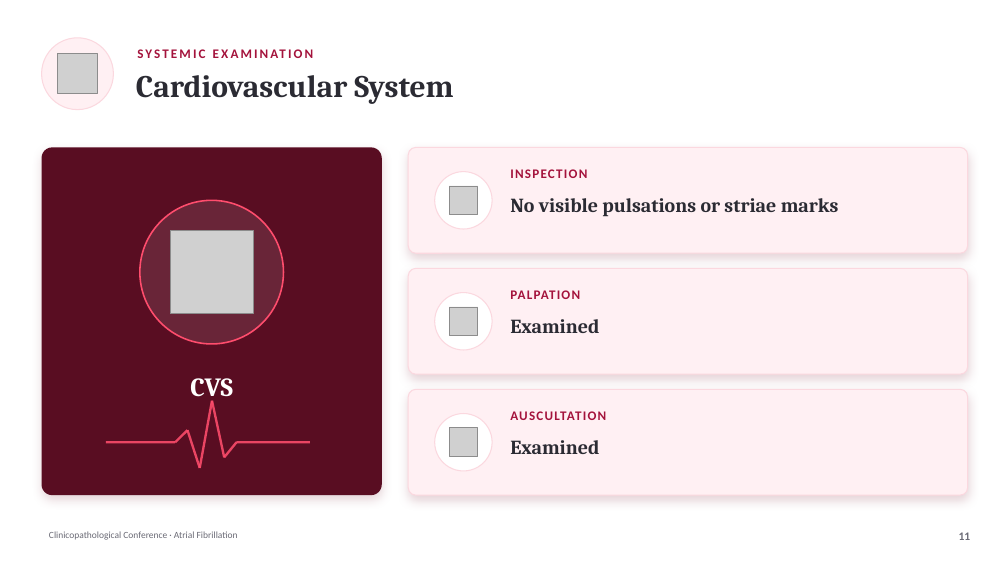
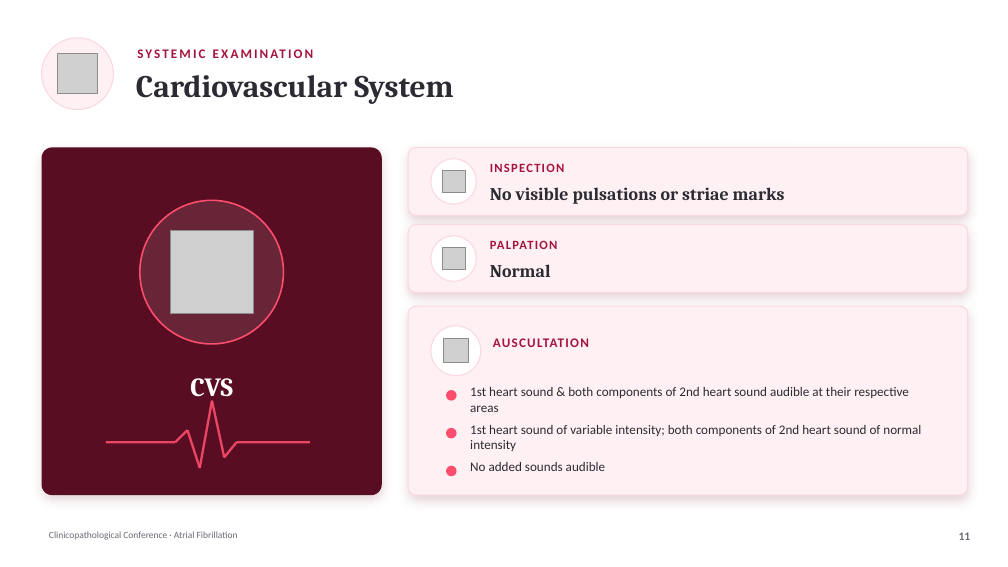
Before and after one commit to Waqar-msx9t/Waqar-msx9t.github.io, a slide deck: slide 11 of presentations/Clinicopathological-Conference-COMPLETE.pptx. Drawn at 1008x567 pixels with LibreOffice and Linux fonts; fonts in the diff are those of the drawing; grey boxes stand for pictures. Boxes give left, top, right and bottom in pixels: in the first picture for what was removed or moved away, otherwise in the second. Text is boxed around its words. In the diff, an @@ line names an element or a change of style, - is before the commit and + after.

```diff
--- a/presentations/Clinicopathological-Conference-COMPLETE.pptx
+++ b/presentations/Clinicopathological-Conference-COMPLETE.pptx
@@ rounded rectangle: place and size @@
-rounded rectangle at box(408, 147, 968, 253)
+rounded rectangle at box(408, 147, 968, 216)
@@ ellipse: place and size @@
-ellipse at box(435, 172, 492, 229)
+ellipse at box(431, 159, 476, 204)
@@ picture: place and size @@
-picture at box(449, 186, 478, 215)
+picture at box(442, 170, 465, 193)
@@ text "INSPECTION": place and size @@
-text "INSPECTION" at box(510, 169, 587, 178)
+text "INSPECTION" at box(490, 160, 944, 181)
@@ text "INSPECTION" at box(490, 160, 944, 181): size 12.5 to 12 pt @@
@@ text "No visible pulsations or striae ...": place and size @@
-text "No visible pulsations or striae ..." at box(510, 198, 839, 217)
+text "No visible pulsations or striae ..." at box(490, 187, 785, 204)
@@ text "No visible pulsations or striae ..." at box(490, 187, 785, 204): size 19 to 17 pt; vertical alignment top to middle @@
@@ proportions changed in 3 elements at box(408, 147, 968, 216), box(408, 306, 968, 495), box(408, 225, 968, 293) @@
@@ rounded rectangle: place and size @@
-rounded rectangle at box(408, 268, 968, 374)
+rounded rectangle at box(408, 225, 968, 293)
@@ ellipse: place and size @@
-ellipse at box(435, 293, 492, 350)
+ellipse at box(431, 236, 476, 281)
@@ text "PALPATION" at box(490, 240, 558, 249): size 12.5 to 12 pt @@
@@ text "PALPATION": place and size @@
-text "PALPATION" at box(510, 290, 580, 299)
+text "PALPATION" at box(490, 240, 558, 249)
@@ picture: place and size @@
-picture at box(449, 307, 478, 336)
+picture at box(442, 247, 465, 270)
@@ text at box(490, 264, 551, 277): text changed; size 19 to 17 pt @@
-Examined
+Normal
@@ text "Normal" at box(490, 264, 551, 277): vertical alignment top to middle @@
@@ rounded rectangle: place and size @@
-rounded rectangle at box(408, 389, 968, 495)
+rounded rectangle at box(408, 306, 968, 495)
@@ ellipse: place and size @@
-ellipse at box(435, 414, 492, 471)
+ellipse at box(431, 326, 481, 376)
@@ picture: place and size @@
-picture at box(449, 428, 478, 457)
+picture at box(444, 339, 468, 363)
@@ text "AUSCULTATION": place and size @@
-text "AUSCULTATION" at box(510, 411, 606, 420)
+text "AUSCULTATION" at box(493, 338, 589, 347)
@@ text added at box(470, 387, 909, 412), 12.5 pt, text #2B2B33 @@
+1st heart sound & both components of 2nd heart sound audible at their respective areas
@@ ellipse added at box(446, 390, 457, 401), fill #FF4D6D @@
@@ ellipse added at box(446, 428, 457, 439), fill #FF4D6D @@
@@ text added at box(470, 425, 921, 451), 12.5 pt, text #2B2B33 @@
+1st heart sound of variable intensity; both components of 2nd heart sound of normal intensity
@@ text removed at box(510, 440, 599, 454) @@
-Examined
@@ ellipse added at box(446, 466, 457, 476), fill #FF4D6D @@
@@ text added at box(470, 462, 605, 471), 12.5 pt, text #2B2B33 @@
+No added sounds audible
```
Also in this commit, not shown: 1 other slide changed, 1 other file.
